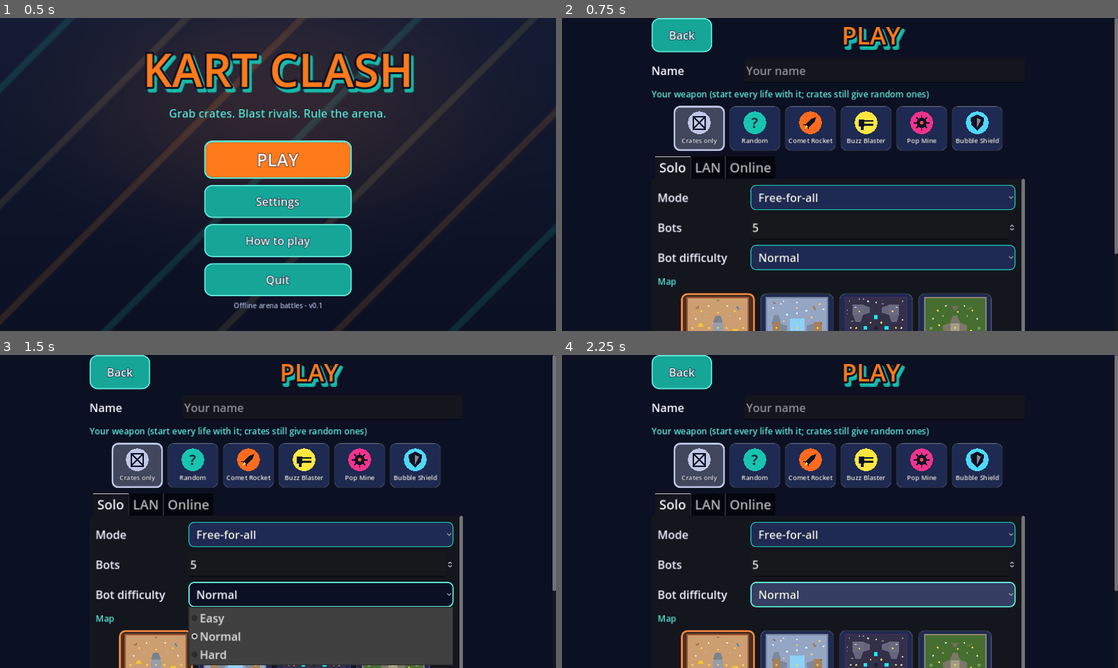
Above: before the commit, frames 1-4 (two rows, left to right).
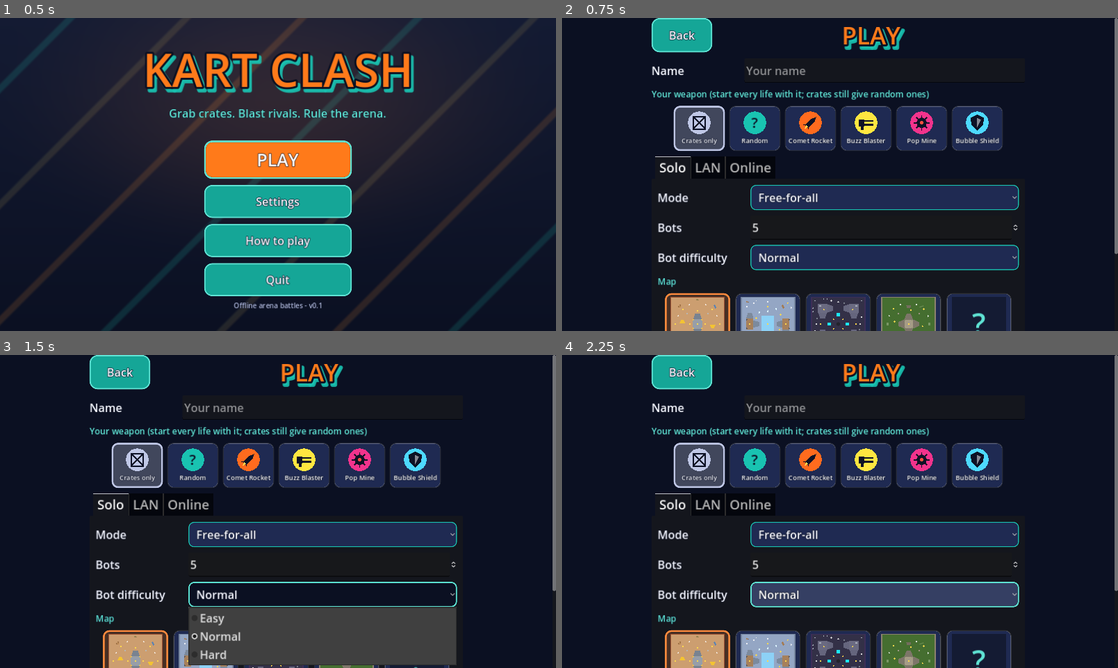
Above: after the commit, the same moments.

Repository: sahadeep125/smash-cart-game
Game: Godot game, scene res://scenes/main_menu.tscn
The game is run twice, just before and just after one commit, with the same random seed, the same clock (stepped at 60 frames per second) and the same inputs.
Inputs:
- Up to frame 1 (0.5 s): no input
- Up to frame 2 (0.75 s): click "PLAY" at 0.5 s
- Up to frame 3 (1.5 s): click "Normal" at 1.25 s
- Up to frame 4 (2.25 s): click "Normal" at 2 s

Frame 1 is identical in both runs. In frame 2, 5.7% of the frame differs, in the area x 18-84%, y 51-100%; in frame 3, 2.2%; in frame 4, 5.7%.

Commit message:
Full-resolution icons and splash, CI with web and Android builds, build guides
- tools/make_art.py generates app icons (Android adaptive, iOS 1024, web), the
  1920x1080 boot splash and Google Play store graphics; wired into the project and
  export presets (version 0.3.0, tests excluded from exports).
- .github/workflows/ci.yml: all test suites, web export (deployed to GitHub Pages
  from main), signed Android debug APK artifact.
- README: hosted and self-hosted web, Android and iOS build guides, gamepad
  controls. docs/ROADMAP.md (gap list and status), docs/ASSET_PROMPTS.md.
- Gamepad column in How to Play; map cards fit one row.

Co-Authored-By: Claude Opus 5.5 (1M context) <noreply@anthropic.com>
Claude-Session: https://claude.ai/code/session_01AK5R6wfi9pKNVaDJh6hjct

Diff:
--- a/project.godot
+++ b/project.godot
@@ -6,10 +6,13 @@
 [application]
 
 config/name="Kart Clash"
-config/description="Offline low-poly 3D kart battle game."
+config/description="Low-poly 3D kart battle game: solo, LAN and online."
 run/main_scene="res://scenes/main_menu.tscn"
 config/features=PackedStringArray("4.3", "GL Compatibility")
-config/icon="res://assets/icons/icon.svg"
+config/icon="res://assets/icons/icon.png"
+boot_splash/bg_color=Color(0.043, 0.063, 0.133, 1)
+boot_splash/image="res://assets/splash/splash.png"
+boot_splash/fullsize=true
 
 [autoload]
 
--- a/scripts/ui/lobby_screen.gd
+++ b/scripts/ui/lobby_screen.gd
@@ -156,7 +156,7 @@
 	_solo_diff = _difficulty_option(Settings.ai_difficulty)
 	_row(box, "Bot difficulty", _solo_diff)
 	box.add_child(_small_header("Map"))
-	_solo_map = MapPicker.new(Vector2(170, 186))
+	_solo_map = MapPicker.new(Vector2(150, 166))
 	_solo_map.selected = Settings.map_id
 	box.add_child(_solo_map)
 	var start := ThemeBuilder.make_button("START", false, Vector2(320, 76))
@@ -279,7 +279,7 @@
 	_room_diff.item_selected.connect(func(_i: int) -> void: _push_room_config())
 	_row(settings, "Bot difficulty", _room_diff)
 	settings.add_child(_small_header("Map"))
-	_room_map = MapPicker.new(Vector2(150, 166))
+	_room_map = MapPicker.new(Vector2(140, 156))
 	_room_map.picked.connect(func(_id: String) -> void: _push_room_config())
 	settings.add_child(_room_map)
 	settings.add_child(_small_header("Your weapon"))
--- a/scripts/ui/main_menu.gd
+++ b/scripts/ui/main_menu.gd
@@ -138,7 +138,7 @@
 	box.add_child(ThemeBuilder.make_header("HOW TO PLAY"))
 
 	var goal := Label.new()
-	goal.text = "Drive into glowing crates to get a weapon, then wreck rivals.\nMost kills when the 3:00 timer runs out wins!"
+	goal.text = "Pick a starting weapon and a map on the Play screen. Drive into glowing crates for more weapons, then wreck rivals.\nMost kills when the 3:00 timer runs out wins!"
 	goal.autowrap_mode = TextServer.AUTOWRAP_WORD_SMART
 	goal.horizontal_alignment = HORIZONTAL_ALIGNMENT_CENTER
 	goal.add_theme_font_size_override("font_size", 22)
@@ -162,6 +162,14 @@
 		["DRIFT", "Drift"],
 		["FIRE", "Fire"],
 		["II", "Pause"],
+	]))
+	cols.add_child(_controls_column("Gamepad", [
+		["RT / A", "Accelerate"],
+		["LT / B", "Brake / reverse"],
+		["Left stick", "Steer"],
+		["LB / RB", "Drift"],
+		["X / Y", "Fire"],
+		["Start", "Pause"],
 	]))
 
 	var back := ThemeBuilder.make_button("Got it!", false, Vector2(240, 70))
--- a/scripts/ui/map_picker.gd
+++ b/scripts/ui/map_picker.gd
@@ -38,7 +38,6 @@
 	var b := Button.new()
 	b.toggle_mode = true
 	b.custom_minimum_size = _card_size
-	b.tooltip_text = str(Maps.info(id)["blurb"]) if id != Maps.RANDOM else "A different map every match."
 	b.pressed.connect(func() -> void:
 		selected = id
 		picked.emit(id))
@@ -58,8 +57,9 @@
 	var l := Label.new()
 	l.text = Maps.display_name(id)
 	l.horizontal_alignment = HORIZONTAL_ALIGNMENT_CENTER
-	l.autowrap_mode = TextServer.AUTOWRAP_WORD_SMART
-	l.add_theme_font_size_override("font_size", 17)
+	l.text_overrun_behavior = TextServer.OVERRUN_TRIM_ELLIPSIS
+	l.clip_text = true
+	l.add_theme_font_size_override("font_size", 15)
 	l.mouse_filter = Control.MOUSE_FILTER_IGNORE
 	v.add_child(l)
 	return b
--- a/scripts/ui/weapon_picker.gd
+++ b/scripts/ui/weapon_picker.gd
@@ -31,7 +31,6 @@
 	b.toggle_mode = true
 	b.focus_mode = Control.FOCUS_ALL
 	b.custom_minimum_size = _tile_size
-	b.tooltip_text = Loadout.label(id)
 	b.pressed.connect(func() -> void:
 		selected = id
 		picked.emit(id))
Binary file added: assets/icons/android_adaptive_background.png
Not shown, added: assets/icons/android_adaptive_background.png.import
Binary file added: assets/icons/android_adaptive_foreground.png
Not shown, added: assets/icons/android_adaptive_foreground.png.import
Binary file added: assets/icons/android_icon_192.png
Not shown, added: assets/icons/android_icon_192.png.import
Binary file added: assets/icons/icon.png
Not shown, added: assets/icons/icon.png.import
Binary file added: assets/icons/icon_ios_1024.png
Not shown, added: assets/icons/icon_ios_1024.png.import
Binary file added: assets/splash/splash.png
Not shown, added: assets/splash/splash.png.import
(and 15 more such lines)
